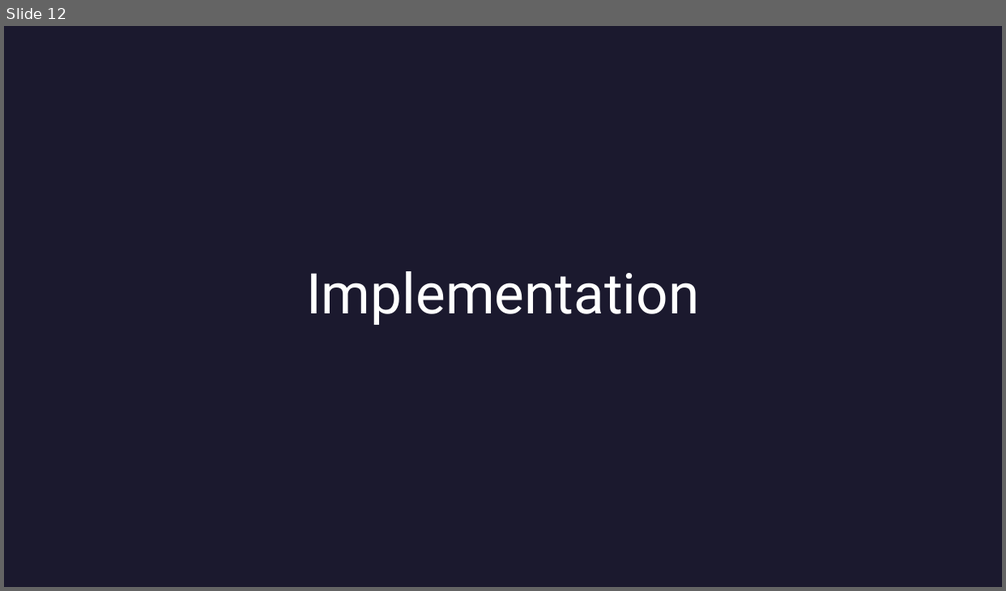
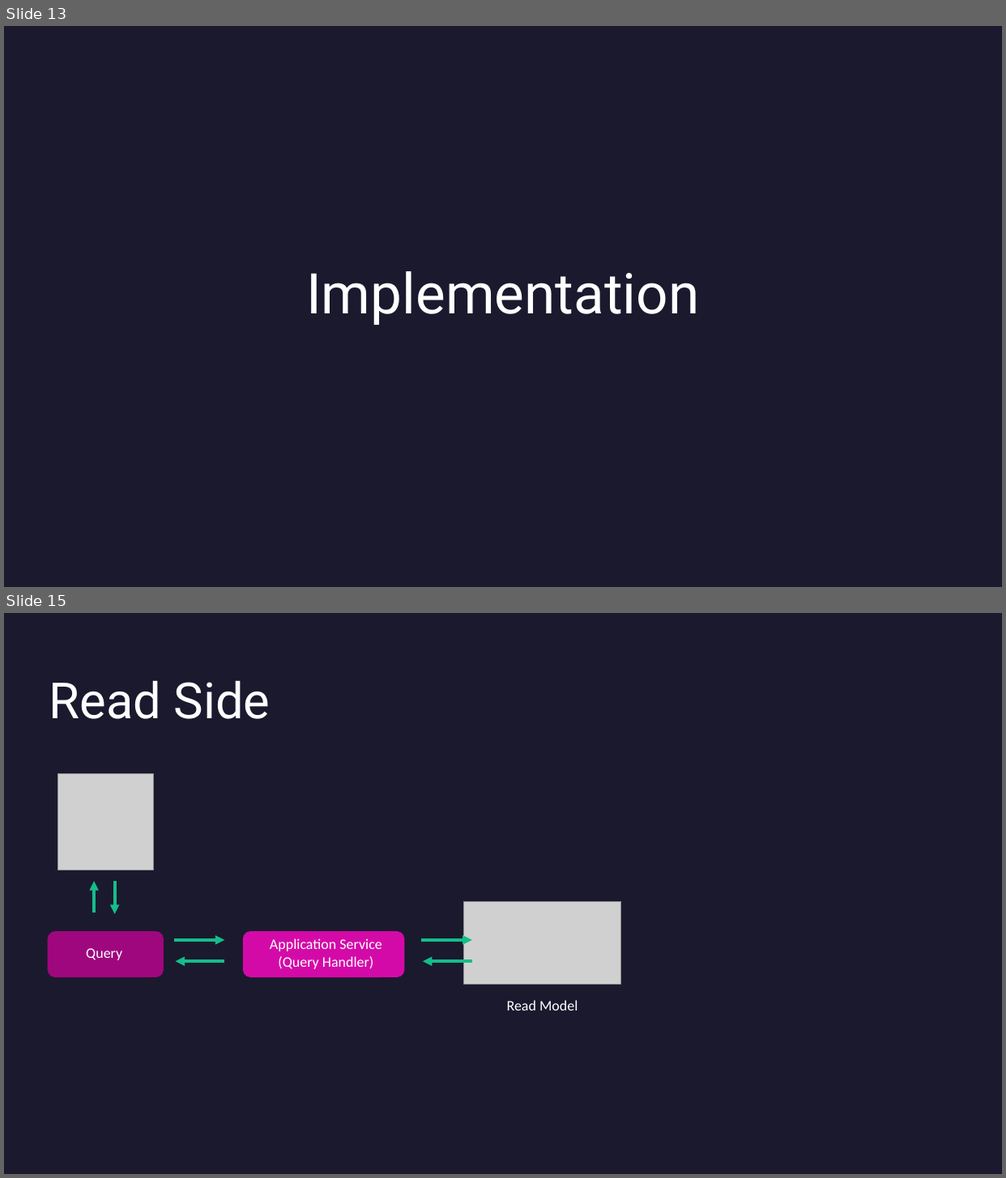
Before and after one commit to reyno120/event-sourcing-in-azure, a slide deck: DDD & Event Sourcing.pptx. Shown one above the other, each under a label of ours: slide 12 before the commit, slides 13 and 15 after it; the slides between them are not shown. The pictures are 1006x591 and 1006x1178 pixels, drawn with LibreOffice and Linux fonts; fonts in the diff are those of the drawing; grey boxes stand for pictures; background and template pictures are left out. Boxes give left, top, right and bottom in pixels: in the first picture for what was removed or moved away, otherwise in the second. Text is boxed around its words. In the diff, an @@ line names an element or a change of style, - is before the commit and + after.

```diff
--- a/DDD & Event Sourcing.pptx
+++ b/DDD & Event Sourcing.pptx
@@ slide 15 added at (4, 613, 1002, 1174), background #1B192E @@
@@ rectangle added at (4, 613, 1002, 1174), fill #1B192E @@
@@ text added at (49, 680, 270, 719), 48 pt, text #FFFFFF @@
+Read Side
@@ picture added at (58, 774, 154, 870) @@
@@ arrow added from (94, 913) to (94, 881), #13BE89 3 pt @@
@@ arrow added from (115, 881) to (115, 914), #13BE89 3 pt @@
@@ picture added at (463, 902, 621, 985) @@
@@ rounded rectangle added at (48, 931, 164, 977), fill #9F087E @@
@@ text added at (86, 948, 122, 960), 14 pt, text #FFFFFF @@
+Query
@@ arrow added from (174, 940) to (225, 940), #13BE89 3 pt @@
@@ rounded rectangle added at (243, 931, 404, 977), fill #D40AA8 @@
@@ text added at (270, 939, 381, 969), 14 pt, text #FFFFFF @@
+Application Service (Query Handler)
@@ arrow added from (422, 940) to (472, 940), #13BE89 3 pt @@
@@ arrow added from (225, 962) to (176, 962), #13BE89 3 pt @@
@@ arrow added from (472, 962) to (423, 962), #13BE89 3 pt @@
@@ text added at (507, 1000, 577, 1011), 14 pt, text #FFFFFF @@
+Read Model
@@ what was slide 12 is now slide 13 @@
```
Also in this commit, not shown: 2 slides changed, 5 other slides added, 4 slides removed.
